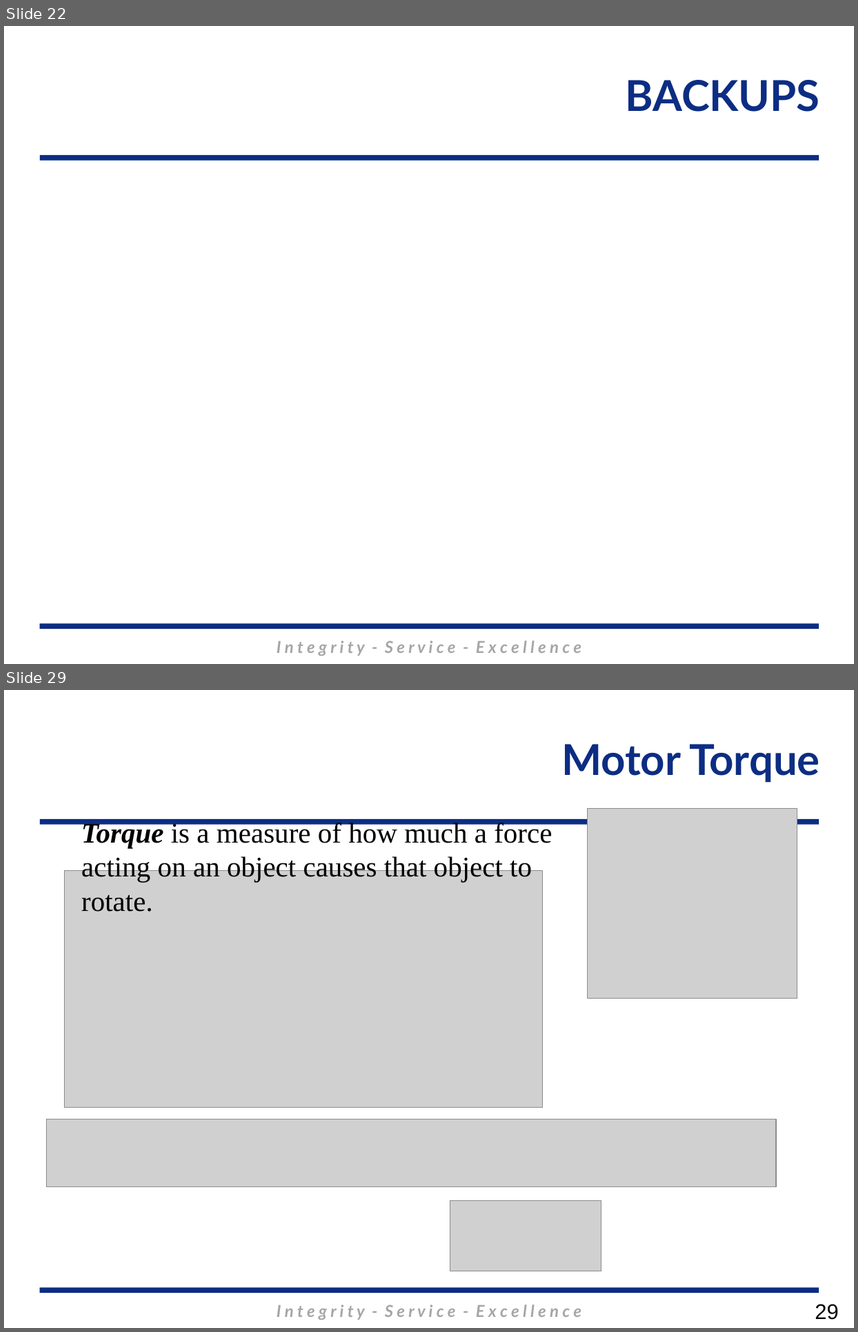
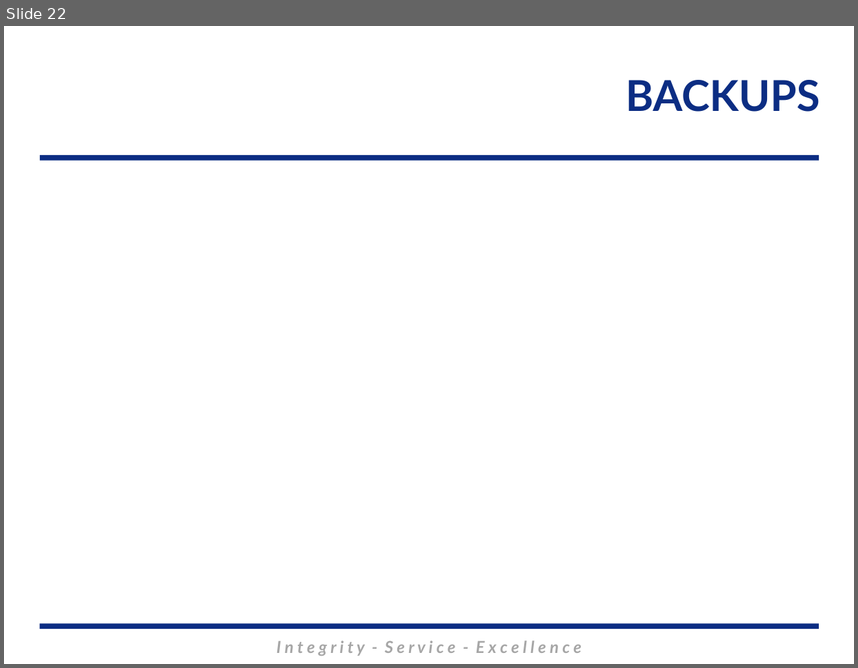
Before and after one commit to MarsUniversity/ECE382, a slide deck: source/lessons/lsn31/Lsn30.pptx. Shown one above the other, each under a label of ours: slides 22 and 29 before the commit, slide 22 after it; the slides between them are not shown. The pictures are 858x1332 and 858x668 pixels, drawn with LibreOffice and Linux fonts; fonts in the diff are those of the drawing; grey boxes stand for pictures; background and template pictures are left out. Boxes give left, top, right and bottom in pixels: in the first picture for what was removed or moved away, otherwise in the second. Text is boxed around its words. In the diff, an @@ line names an element or a change of style, - is before the commit and + after.

```diff
--- a/source/lessons/lsn31/Lsn30.pptx
+++ b/source/lessons/lsn31/Lsn30.pptx
@@ slide 29 removed at bbox=[4, 690, 854, 1328], background #FFFFFF; not listed: 3 template elements that a slide beside it also shows @@
@@ title removed at bbox=[562, 744, 820, 782] @@
-Motor Torque
@@ picture removed at bbox=[587, 808, 797, 998] @@
@@ text removed at bbox=[81, 820, 552, 882] @@
-Torque is a measure of how much a force acting on an object causes that object to rotate.
@@ picture removed at bbox=[64, 870, 542, 1107] @@
@@ picture removed at bbox=[47, 1118, 776, 1186] @@
@@ picture removed at bbox=[450, 1200, 601, 1270] @@
@@ page number removed at bbox=[815, 1303, 838, 1319] @@
-29
```
Also in this commit, not shown: 7 other slides removed, 18 other files.
